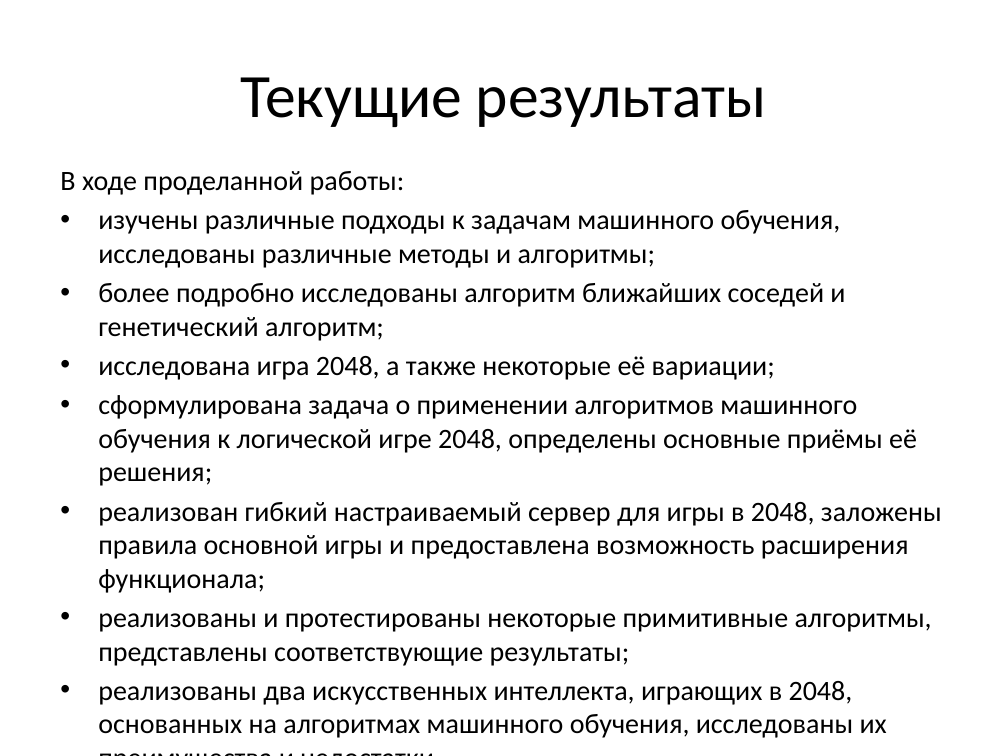
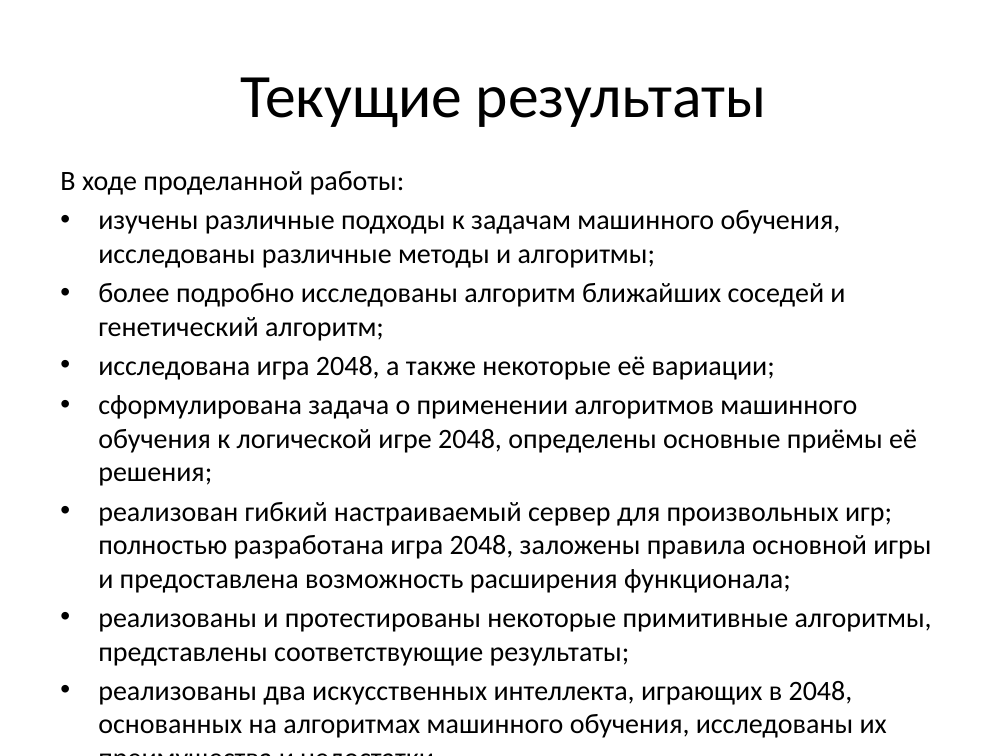
Before and after one commit to ZmicierKachkou/2049, a slide deck: slide 18 of util/шоу.pptx. Drawn at 1008x756 pixels with LibreOffice and Linux fonts; fonts in the diff are those of the drawing. Boxes give left, top, right and bottom in pixels: in the first picture for what was removed or moved away, otherwise in the second. Text is boxed around its words. In the diff, an @@ line names an element or a change of style, - is before the commit and + after.

```diff
--- a/util/шоу.pptx
+++ b/util/шоу.pptx
@@ text at (x1=98, y1=502, x2=931, y2=593): text changed @@
-• реализован гибкий настраиваемый сервер для игры в 2048, заложены правила основной игры и предоставлена возможность расширения функционала;
+• реализован гибкий настраиваемый сервер для произвольных игр; полностью разработана игра 2048, заложены правила основной игры и предоставлена возможность расширения функционала;
```
Also in this commit, not shown: 3 other slides changed, 1 other file.
